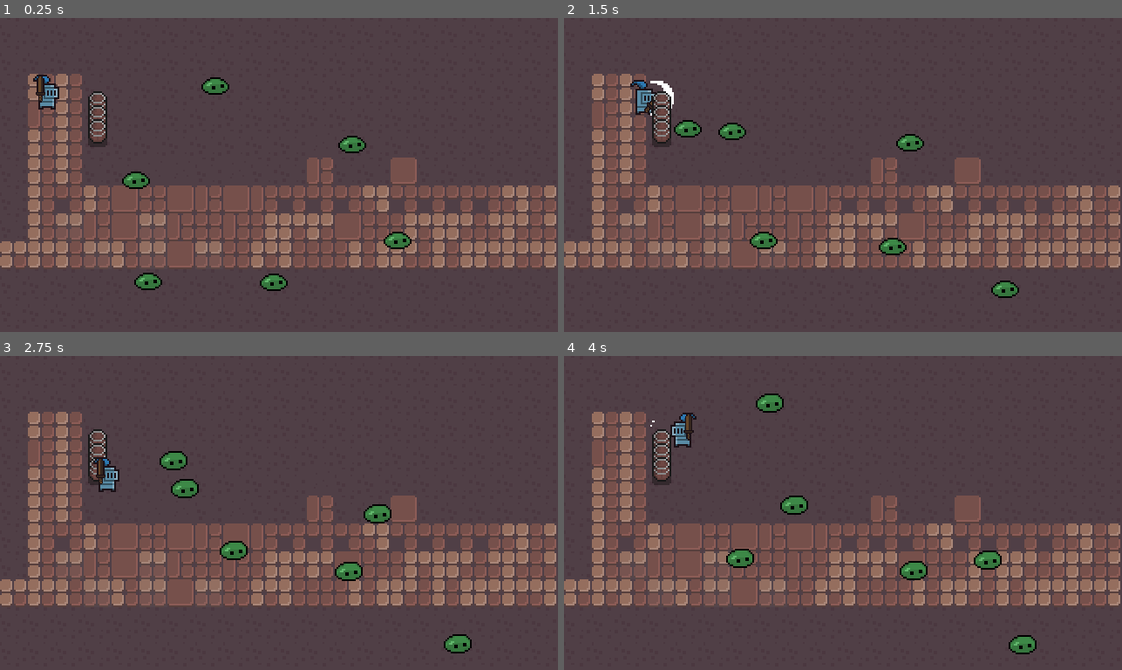
Above: before the commit, frames 1-4 (two rows, left to right).
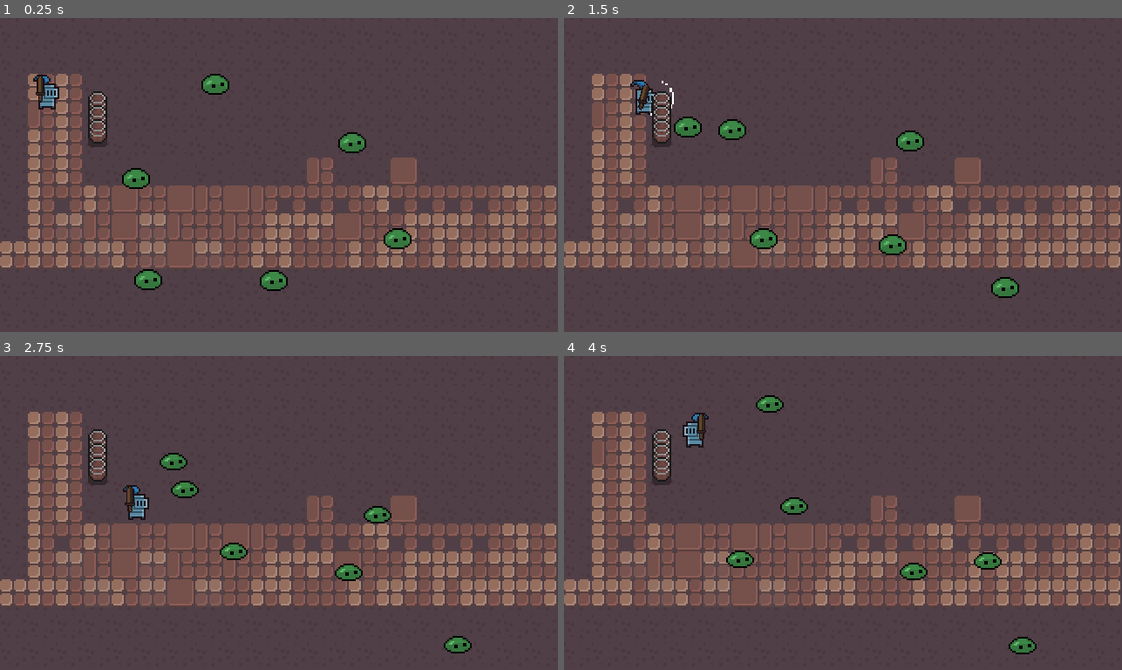
Above: after the commit, the same moments.

Repository: mateusKoppe/get-out-of-this-dungeon
Game: Godot game, scene res://scenes/World.tscn
Same seed, same stepped clock (60 frames per second), same inputs: the game is played once before the commit and once after it.
Inputs:
- Up to frame 1 (0.25 s): no input
- Up to frame 2 (1.5 s): hold Right (ui_right) 0.53-1.28 s; tap Space (attack) at 0.6, 1.35 s; hold Down (ui_down) from 1.28 s (still down)
- Up to frame 3 (2.75 s): release Down (ui_down) at 2.03 s; hold Right (ui_right) from 2.03 s (still down); tap Space (attack) at 2.1 s
- Up to frame 4 (4 s): release Right (ui_right) at 2.78 s; hold Up (ui_up) 2.78-3.53 s; tap Space (attack) at 2.85, 3.6 s; hold Left (ui_left) from 3.53 s (still down)

The runs differ from the first frame. In frame 1, 0.7% of the frame differs, in the area x 21-74%, y 17-86%; in frame 2, 0.9%; in frame 3, 1.2%, in the area x 16-85%, y 30-92%; in frame 4, 1.0%.

Commit message:
Implement player hitbox

Diff:
--- a/project.godot
+++ b/project.godot
@@ -51,11 +51,48 @@
 
 [input]
 
+ui_left={
+"deadzone": 0.5,
+"events": [ Object(InputEventKey,"resource_local_to_scene":false,"resource_name":"","device":0,"alt":false,"shift":false,"control":false,"meta":false,"command":false,"pressed":false,"scancode":16777231,"unicode":0,"echo":false,"script":null)
+, Object(InputEventJoypadButton,"resource_local_to_scene":false,"resource_name":"","device":0,"button_index":14,"pressure":0.0,"pressed":false,"script":null)
+, Object(InputEventKey,"resource_local_to_scene":false,"resource_name":"","device":0,"alt":false,"shift":false,"control":false,"meta":false,"command":false,"pressed":false,"scancode":65,"unicode":0,"echo":false,"script":null)
+ ]
+}
+ui_right={
+"deadzone": 0.5,
+"events": [ Object(InputEventKey,"resource_local_to_scene":false,"resource_name":"","device":0,"alt":false,"shift":false,"control":false,"meta":false,"command":false,"pressed":false,"scancode":16777233,"unicode":0,"echo":false,"script":null)
+, Object(InputEventJoypadButton,"resource_local_to_scene":false,"resource_name":"","device":0,"button_index":15,"pressure":0.0,"pressed":false,"script":null)
+, Object(InputEventKey,"resource_local_to_scene":false,"resource_name":"","device":0,"alt":false,"shift":false,"control":false,"meta":false,"command":false,"pressed":false,"scancode":68,"unicode":0,"echo":false,"script":null)
+ ]
+}
+ui_up={
+"deadzone": 0.5,
+"events": [ Object(InputEventKey,"resource_local_to_scene":false,"resource_name":"","device":0,"alt":false,"shift":false,"control":false,"meta":false,"command":false,"pressed":false,"scancode":16777232,"unicode":0,"echo":false,"script":null)
+, Object(InputEventJoypadButton,"resource_local_to_scene":false,"resource_name":"","device":0,"button_index":12,"pressure":0.0,"pressed":false,"script":null)
+, Object(InputEventKey,"resource_local_to_scene":false,"resource_name":"","device":0,"alt":false,"shift":false,"control":false,"meta":false,"command":false,"pressed":false,"scancode":87,"unicode":0,"echo":false,"script":null)
+ ]
+}
+ui_down={
+"deadzone": 0.5,
+"events": [ Object(InputEventKey,"resource_local_to_scene":false,"resource_name":"","device":0,"alt":false,"shift":false,"control":false,"meta":false,"command":false,"pressed":false,"scancode":16777234,"unicode":0,"echo":false,"script":null)
+, Object(InputEventJoypadButton,"resource_local_to_scene":false,"resource_name":"","device":0,"button_index":13,"pressure":0.0,"pressed":false,"script":null)
+, Object(InputEventKey,"resource_local_to_scene":false,"resource_name":"","device":0,"alt":false,"shift":false,"control":false,"meta":false,"command":false,"pressed":false,"scancode":83,"unicode":0,"echo":false,"script":null)
+ ]
+}
 attack={
 "deadzone": 0.5,
 "events": [ Object(InputEventKey,"resource_local_to_scene":false,"resource_name":"","device":0,"alt":false,"shift":false,"control":false,"meta":false,"command":false,"pressed":false,"scancode":32,"unicode":0,"echo":false,"script":null)
+, Object(InputEventKey,"resource_local_to_scene":false,"resource_name":"","device":0,"alt":false,"shift":false,"control":false,"meta":false,"command":false,"pressed":false,"scancode":74,"unicode":0,"echo":false,"script":null)
  ]
 }
+
+[layer_names]
+
+2d_physics/layer_1="World"
+2d_physics/layer_2="Player"
+2d_physics/layer_3="PlayerHurtbox"
+2d_physics/layer_4="Enemies"
+2d_physics/layer_5="EnemiesHurtbox"
 
 [rendering]
 
--- a/scenes/Player.tscn
+++ b/scenes/Player.tscn
@@ -1,14 +1,15 @@
-[gd_scene load_steps=10 format=2]
+[gd_scene load_steps=12 format=2]
 
 [ext_resource path="res://assets/player.png" type="Texture" id=1]
 [ext_resource path="res://scripts/player.gd" type="Script" id=2]
 [ext_resource path="res://assets/sword.png" type="Texture" id=3]
 [ext_resource path="res://assets/slash_effect.png" type="Texture" id=4]
-
+[ext_resource path="res://scenes/combat/Hitbox.tscn" type="PackedScene" id=5]
 
 [sub_resource type="Animation" id=1]
 resource_name = "AttackLeft"
-length = 0.5
+length = 0.2
+step = 0.05
 tracks/0/type = "value"
 tracks/0/path = NodePath("SlashEffect:visible")
 tracks/0/interp = 1
@@ -16,7 +17,7 @@
 tracks/0/imported = false
 tracks/0/enabled = true
 tracks/0/keys = {
-"times": PoolRealArray( 0, 0.4 ),
+"times": PoolRealArray( 0, 0.2 ),
 "transitions": PoolRealArray( 1, 1 ),
 "update": 1,
 "values": [ true, false ]
@@ -28,7 +29,7 @@
 tracks/1/imported = false
 tracks/1/enabled = true
 tracks/1/keys = {
-"times": PoolRealArray( 0, 0.1, 0.2, 0.3 ),
+"times": PoolRealArray( 0, 0.05, 0.1, 0.15 ),
 "transitions": PoolRealArray( 1, 1, 1, 1 ),
 "update": 1,
 "values": [ 1, 0, 1, 2 ]
@@ -40,7 +41,7 @@
 tracks/2/imported = false
 tracks/2/enabled = true
 tracks/2/keys = {
-"times": PoolRealArray( 0, 0.1, 0.3 ),
+"times": PoolRealArray( 0, 0.05, 0.15 ),
 "transitions": PoolRealArray( 1, 1, 1 ),
 "update": 0,
 "values": [ Vector2( 3.721, -11.927 ), Vector2( -6.413, -6.192 ), Vector2( 3.721, -11.927 ) ]
@@ -52,7 +53,7 @@
 tracks/3/imported = false
 tracks/3/enabled = true
 tracks/3/keys = {
-"times": PoolRealArray( 0, 0.1, 0.3 ),
+"times": PoolRealArray( 0, 0.05, 0.15 ),
 "transitions": PoolRealArray( 1, 1, 1 ),
 "update": 0,
 "values": [ 0.0, -46.8, 0.0 ]
@@ -100,17 +101,47 @@
 tracks/7/imported = false
 tracks/7/enabled = true
 tracks/7/keys = {
-"times": PoolRealArray( 0.4 ),
+"times": PoolRealArray( 0.2 ),
 "transitions": PoolRealArray( 1 ),
 "values": [ {
 "args": [  ],
 "method": "on_attack_animation_finished"
 } ]
 }
+tracks/8/type = "method"
+tracks/8/path = NodePath("HitboxPosition/Hitbox")
+tracks/8/interp = 1
+tracks/8/loop_wrap = true
+tracks/8/imported = false
+tracks/8/enabled = true
+tracks/8/keys = {
+"times": PoolRealArray( 0, 0.1 ),
+"transitions": PoolRealArray( 1, 1 ),
+"values": [ {
+"args": [  ],
+"method": "active"
+}, {
+"args": [  ],
+"method": "disactive"
+} ]
+}
+tracks/9/type = "value"
+tracks/9/path = NodePath("HitboxPosition:rotation_degrees")
+tracks/9/interp = 1
+tracks/9/loop_wrap = true
+tracks/9/imported = false
+tracks/9/enabled = true
+tracks/9/keys = {
+"times": PoolRealArray( 0 ),
+"transitions": PoolRealArray( 1 ),
+"update": 0,
+"values": [ -180.0 ]
+}
 
 [sub_resource type="Animation" id=2]
 resource_name = "AttackRight"
-length = 0.5
+length = 0.2
+step = 0.05
 tracks/0/type = "value"
 tracks/0/path = NodePath("SlashEffect:visible")
 tracks/0/interp = 1
@@ -118,7 +149,7 @@
 tracks/0/imported = false
 tracks/0/enabled = true
 tracks/0/keys = {
-"times": PoolRealArray( 0, 0.4 ),
+"times": PoolRealArray( 0, 0.2 ),
 "transitions": PoolRealArray( 1, 1 ),
 "update": 1,
 "values": [ true, false ]
@@ -130,7 +161,7 @@
 tracks/1/imported = false
 tracks/1/enabled = true
 tracks/1/keys = {
-"times": PoolRealArray( 0, 0.1, 0.2, 0.3 ),
+"times": PoolRealArray( 0, 0.05, 0.1, 0.15 ),
 "transitions": PoolRealArray( 1, 1, 1, 1 ),
 "update": 1,
 "values": [ 1, 0, 1, 2 ]
@@ -142,7 +173,7 @@
 tracks/2/imported = false
 tracks/2/enabled = true
 tracks/2/keys = {
-"times": PoolRealArray( 0, 0.1, 0.3 ),
+"times": PoolRealArray( 0, 0.05, 0.15 ),
 "transitions": PoolRealArray( 1, 1, 1 ),
 "update": 0,
 "values": [ Vector2( -3.7206, -11.9271 ), Vector2( 6.41338, -6.19192 ), Vector2( -3.7206, -11.9271 ) ]
@@ -154,7 +185,7 @@
 tracks/3/imported = false
 tracks/3/enabled = true
 tracks/3/keys = {
-"times": PoolRealArray( 0, 0.1, 0.3 ),
+"times": PoolRealArray( 0, 0.05, 0.15 ),
 "transitions": PoolRealArray( 1, 1, 1 ),
 "update": 0,
 "values": [ 0.0, 46.8, 0.0 ]
@@ -202,11 +233,40 @@
 tracks/7/imported = false
 tracks/7/enabled = true
 tracks/7/keys = {
-"times": PoolRealArray( 0.4 ),
+"times": PoolRealArray( 0.2 ),
 "transitions": PoolRealArray( 1 ),
 "values": [ {
 "args": [  ],
 "method": "on_attack_animation_finished"
+} ]
+}
+tracks/8/type = "value"
+tracks/8/path = NodePath("HitboxPosition:rotation_degrees")
+tracks/8/interp = 1
+tracks/8/loop_wrap = true
+tracks/8/imported = false
+tracks/8/enabled = true
+tracks/8/keys = {
+"times": PoolRealArray( 0 ),
+"transitions": PoolRealArray( 1 ),
+"update": 0,
+"values": [ 0.0 ]
+}
+tracks/9/type = "method"
+tracks/9/path = NodePath("HitboxPosition/Hitbox")
+tracks/9/interp = 1
+tracks/9/loop_wrap = true
+tracks/9/imported = false
+tracks/9/enabled = true
+tracks/9/keys = {
+"times": PoolRealArray( 0, 0.1 ),
+"transitions": PoolRealArray( 1, 1 ),
+"values": [ {
+"args": [  ],
+"method": "active"
+}, {
+"args": [  ],
+"method": "disactive"
 } ]
 }
 
@@ -249,6 +309,18 @@
 "update": 0,
 "values": [ 0.0 ]
 }
+tracks/3/type = "value"
+tracks/3/path = NodePath("SlashEffect:visible")
+tracks/3/interp = 1
+tracks/3/loop_wrap = true
+tracks/3/imported = false
+tracks/3/enabled = true
+tracks/3/keys = {
+"times": PoolRealArray( 0 ),
+"transitions": PoolRealArray( 1 ),
+"update": 1,
+"values": [ false ]
+}
 
 [sub_resource type="Animation" id=4]
 resource_name = "IdleRight"
@@ -289,18 +361,34 @@
 "update": 0,
 "values": [ 0.0 ]
 }
+tracks/3/type = "value"
+tracks/3/path = NodePath("SlashEffect:visible")
+tracks/3/interp = 1
+tracks/3/loop_wrap = true
+tracks/3/imported = false
+tracks/3/enabled = true
+tracks/3/keys = {
+"times": PoolRealArray( 0 ),
+"transitions": PoolRealArray( 1 ),
+"update": 1,
+"values": [ false ]
+}
 
 [sub_resource type="RectangleShape2D" id=5]
 extents = Vector2( 2.29694, 5.02316 )
 
+[sub_resource type="CapsuleShape2D" id=6]
+radius = 8.45908
+height = 3.04467
+
 [node name="Player" type="KinematicBody2D"]
+collision_layer = 3
 script = ExtResource( 2 )
 
 [node name="Sprite" type="Sprite" parent="."]
 position = Vector2( 0, -10.0043 )
 texture = ExtResource( 1 )
 hframes = 2
-frame = 1
 
 [node name="AnimationPlayer" type="AnimationPlayer" parent="."]
 anims/AttackLeft = SubResource( 1 )
@@ -309,16 +397,14 @@
 anims/IdleRight = SubResource( 4 )
 
 [node name="SlashEffect" type="Sprite" parent="."]
-visible = false
-position = Vector2( -13.495, -9.324 )
+position = Vector2( 13.495, -9.324 )
 scale = Vector2( 1.23592, 1.23592 )
 texture = ExtResource( 4 )
-flip_h = true
 hframes = 3
-frame = 2
+frame = 1
 
 [node name="SwordSprite" type="Sprite" parent="."]
-position = Vector2( 3.721, -11.927 )
+position = Vector2( -3.721, -11.927 )
 scale = Vector2( 0.731908, 0.731908 )
 texture = ExtResource( 3 )
 
@@ -326,3 +412,17 @@
 position = Vector2( 0, -2.83889 )
 rotation = 1.5708
 shape = SubResource( 5 )
+
+[node name="HitboxPosition" type="Position2D" parent="."]
+position = Vector2( 0, -9.95961 )
+
+[node name="Hitbox" parent="HitboxPosition" instance=ExtResource( 5 )]
+position = Vector2( -4.42459e-05, -9.95961 )
+rotation = 3.14159
+collision_mask = 2147483664
+knockback_stregth = 120
+
+[node name="HitboxColisionShape" type="CollisionShape2D" parent="HitboxPosition/Hitbox"]
+position = Vector2( -7.69592, -9.95964 )
+rotation = -3.14159
+shape = SubResource( 6 )
--- a/scenes/World.tscn
+++ b/scenes/World.tscn
@@ -2,7 +2,7 @@
 
 [ext_resource path="res://assets/floor/floor_side2.png" type="Texture" id=1]
 [ext_resource path="res://assets/floor/floor_5.png" type="Texture" id=2]
-[ext_resource path="res://scenes/Slime.tscn" type="PackedScene" id=3]
+[ext_resource path="res://scenes/enemies/Slime.tscn" type="PackedScene" id=3]
 [ext_resource path="res://assets/floor/floor_side.png" type="Texture" id=4]
 [ext_resource path="res://assets/floor/floor_side_right.png" type="Texture" id=5]
 [ext_resource path="res://assets/floor/floor_side5.png" type="Texture" id=6]
@@ -21,12 +21,6 @@
 [ext_resource path="res://assets/floor/floor_3.png" type="Texture" id=19]
 [ext_resource path="res://assets/floor/floor_2.png" type="Texture" id=20]
 [ext_resource path="res://scenes/Player.tscn" type="PackedScene" id=21]
-
-
-
-
-
-
 
 [sub_resource type="TileSet" id=1]
 0/name = "floor_1.png 0"
--- /dev/null
+++ b/scenes/combat/Hitbox.tscn
@@ -0,0 +1,10 @@
+[gd_scene load_steps=2 format=2]
+
+[ext_resource path="res://scripts/combat/hitbox.gd" type="Script" id=1]
+
+[node name="Hitbox" type="Area2D"]
+monitoring = false
+monitorable = false
+collision_layer = 0
+collision_mask = 2147483648
+script = ExtResource( 1 )
--- a/scenes/Slime.tscn
+++ b/scenes/enemies/Slime.tscn
@@ -1,7 +1,7 @@
-[gd_scene load_steps=12 format=2]
+[gd_scene load_steps=13 format=2]
 
 [ext_resource path="res://assets/slime_run_spritesheeet.png" type="Texture" id=1]
-[ext_resource path="res://scenes/Wander.tscn" type="PackedScene" id=2]
+[ext_resource path="res://scenes/enemies/Wander.tscn" type="PackedScene" id=2]
 [ext_resource path="res://scripts/enemy.gd" type="Script" id=3]
 
 [sub_resource type="AtlasTexture" id=1]
@@ -39,14 +39,19 @@
 [sub_resource type="CircleShape2D" id=8]
 radius = 3.16068
 
+[sub_resource type="CapsuleShape2D" id=9]
+radius = 4.18117
+height = 7.08442
+
 [node name="Slime" type="KinematicBody2D"]
 script = ExtResource( 3 )
 MAX_SPEED = 30
+max_hp = 3
 
 [node name="AnimatedSprite" type="AnimatedSprite" parent="."]
 position = Vector2( 0, -7.27704 )
 frames = SubResource( 7 )
-frame = 1
+frame = 5
 playing = true
 
 [node name="CollisionShape2D" type="CollisionShape2D" parent="."]
@@ -57,4 +62,14 @@
 wander_range = 60
 target_interval = 4
 target_interval_range = 1
+
+[node name="Hurtbox" type="Area2D" parent="."]
+collision_layer = 16
+collision_mask = 0
+
+[node name="CollisionShape2D" type="CollisionShape2D" parent="Hurtbox"]
+position = Vector2( 0, -4.84739 )
+rotation = 1.57079
+shape = SubResource( 9 )
 [connection signal="new_target_position" from="Wander" to="." method="_on_Wander_new_target_position"]
+[connection signal="area_entered" from="Hurtbox" to="." method="_on_Hurtbox_area_entered"]
--- /dev/null
+++ b/scripts/combat/hitbox.gd
@@ -0,0 +1,14 @@
+extends Area2D
+
+export (int) var damage = 1
+export (Vector2) var knockback_direction = Vector2.ZERO setget set_knockback_direction
+export (int) var knockback_stregth  = 100
+
+func active():
+	monitorable = true
+
+func disactive():
+	monitorable = false
+
+func set_knockback_direction(value: Vector2):
+	knockback_direction = value.clamped(1) * knockback_stregth
--- a/scripts/enemy.gd
+++ b/scripts/enemy.gd
@@ -2,6 +2,10 @@
 
 export var MAX_SPEED = 20
 export var ACCELERATION = 5
+export var max_hp = 1
+onready var hp = max_hp setget set_hp
+
+const Hitbox = preload("res://scripts/combat/hitbox.gd")
 
 var move_direction = Vector2.ZERO
 var target_direction = Vector2.ZERO
@@ -11,5 +15,17 @@
 	move_direction = move_direction.move_toward(direction * MAX_SPEED, ACCELERATION)
 	move_and_slide(move_direction)
 
-func _on_Wander_new_target_position(direction):
+func set_hp(value: int):
+	if value <= 0:
+		queue_free()
+	hp = value
+
+func _on_Wander_new_target_position(direction: Vector2):
 	target_direction = direction
+
+func _on_Hurtbox_area_entered(area: Hitbox):
+	if area.knockback_direction:
+		# TODO: Set this to work with friction instead of ACCELERATION
+		move_direction += area.knockback_direction
+	if area.damage:
+		self.hp -= area.damage
--- a/scripts/player.gd
+++ b/scripts/player.gd
@@ -13,6 +13,8 @@
 var move_direction = Vector2.ZERO
 var input_direction = Vector2.ZERO
 var face_direction = Vector2.RIGHT
+
+onready var hitbox = $HitboxPosition/Hitbox
 
 func get_input_direction():
 	input_direction = Vector2.ZERO
@@ -37,6 +39,7 @@
 		move_direction = move_direction.move_toward(input_direction * MAX_SPEED, FRICTION)
 	else:
 		move_direction = move_direction.move_toward(input_direction * MAX_SPEED, ACCELERATION)
+		hitbox.knockback_direction = face_direction
 		face_direction = Vector2.LEFT if move_direction.x < 0 else Vector2.RIGHT
 
 	if face_direction == Vector2.LEFT:
Renamed: scenes/Wander.tscn -> scenes/enemies/Wander.tscn
